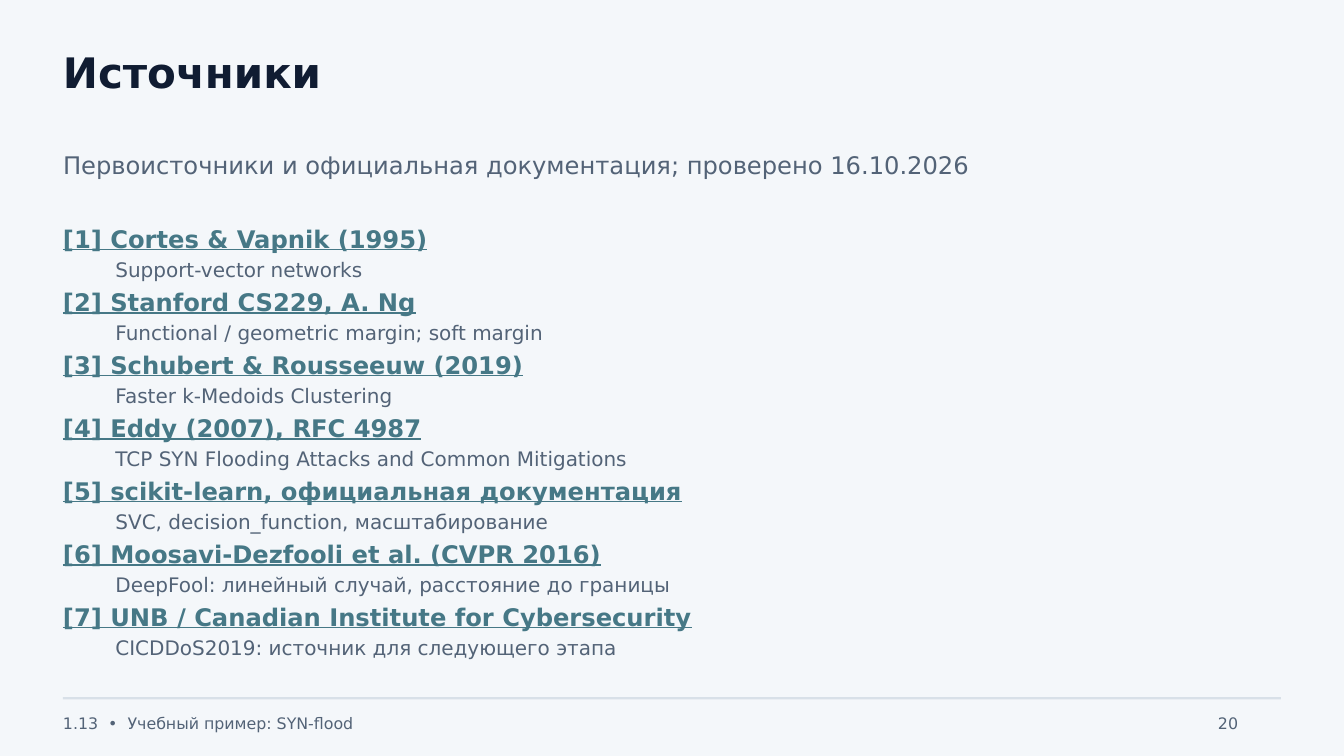
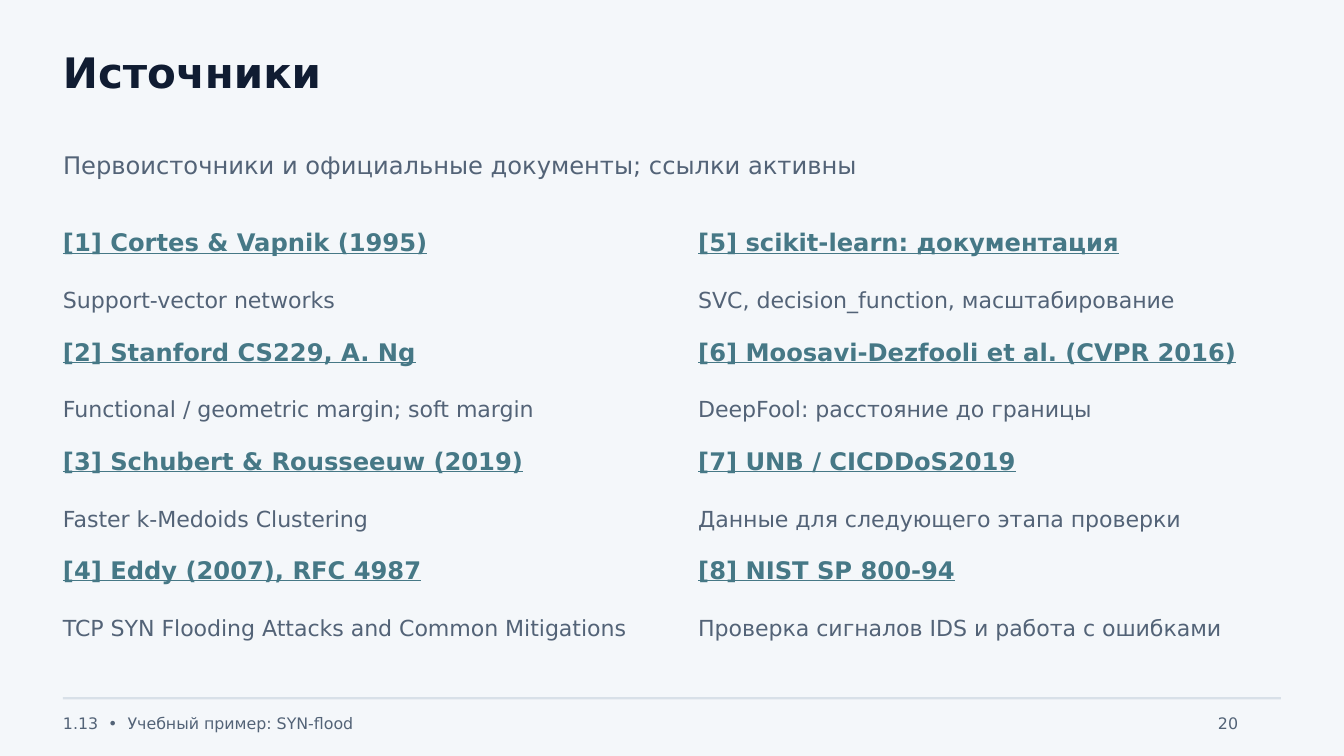
Before and after one commit to johnnilson664-sys/gis, a slide deck: slide 20 of presentations/1.13-etalony-otstupy/Etalony_otstupy_SYN_flood.pptx. Drawn at 1344x756 pixels with LibreOffice and Linux fonts; fonts in the diff are those of the drawing. Boxes give left, top, right and bottom in pixels: in the first picture for what was removed or moved away, otherwise in the second. Text is boxed around its words. In the diff, an @@ line names an element or a change of style, - is before the commit and + after.

```diff
--- a/presentations/1.13-etalony-otstupy/Etalony_otstupy_SYN_flood.pptx
+++ b/presentations/1.13-etalony-otstupy/Etalony_otstupy_SYN_flood.pptx
@@ text at bbox=[63, 156, 856, 179]: text changed @@
-Первоисточники и официальная документация; проверено 16.10.2026
+Первоисточники и официальные документы; ссылки активны
@@ text at bbox=[698, 232, 1119, 257]: text changed @@
-[5] scikit-learn, официальная документация
+[5] scikit-learn: документация
@@ text "Support-vector networks": place and size @@
-text "Support-vector networks" at bbox=[115, 262, 363, 281]
+text "Support-vector networks" at bbox=[63, 291, 335, 313]
@@ size 14.2 to 15.8 pt in 5 elements at bbox=[63, 291, 335, 313], bbox=[63, 400, 534, 422], bbox=[63, 510, 368, 532], bbox=[63, 619, 626, 641], bbox=[698, 291, 1175, 313] @@
@@ text "SVC, decision_function, масштабирование": place and size @@
-text "SVC, decision_function, масштабирование" at bbox=[115, 513, 548, 534]
+text "SVC, decision_function, масштабирование" at bbox=[698, 291, 1175, 313]
@@ text "[2] Stanford CS229, A. Ng": place and size @@
-text "[2] Stanford CS229, A. Ng" at bbox=[63, 292, 416, 316]
+text "[2] Stanford CS229, A. Ng" at bbox=[63, 342, 416, 366]
@@ text "[6] Moosavi-Dezfooli et al. (CVPR ...": place and size @@
-text "[6] Moosavi-Dezfooli et al. (CVPR ..." at bbox=[63, 544, 600, 566]
+text "[6] Moosavi-Dezfooli et al. (CVPR ..." at bbox=[698, 342, 1236, 364]
@@ text "Functional / geometric margin; soft ...": place and size @@
-text "Functional / geometric margin; soft ..." at bbox=[115, 325, 542, 344]
+text "Functional / geometric margin; soft ..." at bbox=[63, 400, 534, 422]
@@ text at bbox=[698, 400, 1091, 422]: text changed; size 14.2 to 15.8 pt @@
-DeepFool: линейный случай, расстояние до границы
+DeepFool: расстояние до границы
@@ text "[3] Schubert & Rousseeuw (2019)": place and size @@
-text "[3] Schubert & Rousseeuw (2019)" at bbox=[63, 355, 523, 377]
+text "[3] Schubert & Rousseeuw (2019)" at bbox=[63, 451, 523, 473]
@@ text at bbox=[698, 451, 1015, 473]: text changed @@
-[7] UNB / Canadian Institute for Cybersecurity
+[7] UNB / CICDDoS2019
@@ text "Faster k-Medoids Clustering": place and size @@
-text "Faster k-Medoids Clustering" at bbox=[115, 388, 393, 407]
+text "Faster k-Medoids Clustering" at bbox=[63, 510, 368, 532]
@@ text at bbox=[698, 511, 1181, 532]: text changed; size 14.2 to 15.8 pt @@
-CICDDoS2019: источник для следующего этапа
+Данные для следующего этапа проверки
@@ text "[4] Eddy (2007), RFC 4987": place and size @@
-text "[4] Eddy (2007), RFC 4987" at bbox=[63, 418, 421, 442]
+text "[4] Eddy (2007), RFC 4987" at bbox=[63, 560, 421, 585]
@@ text added at bbox=[698, 560, 955, 582], 17.2 pt, text #467886, bold, underline @@
+[8] NIST SP 800-94
@@ text "TCP SYN Flooding Attacks and ...": place and size @@
-text "TCP SYN Flooding Attacks and ..." at bbox=[115, 451, 627, 470]
+text "TCP SYN Flooding Attacks and ..." at bbox=[63, 619, 626, 641]
@@ text added at bbox=[698, 619, 1221, 641], 15.8 pt, text #536377 @@
+Проверка сигналов IDS и работа с ошибками
```
Also in this commit, not shown: 1 other slide changed, 18 slides added, 18 slides removed, 7 other files.
